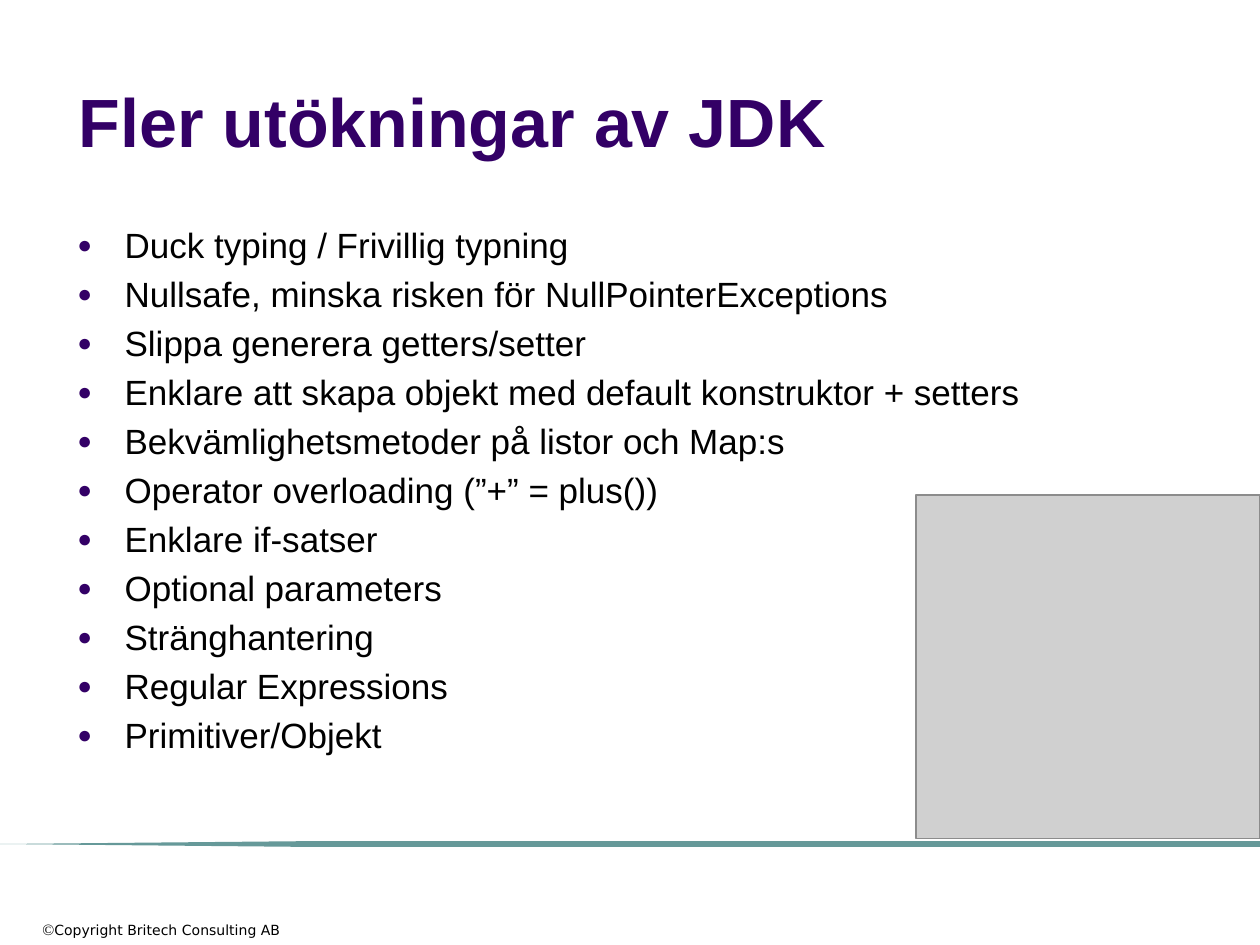
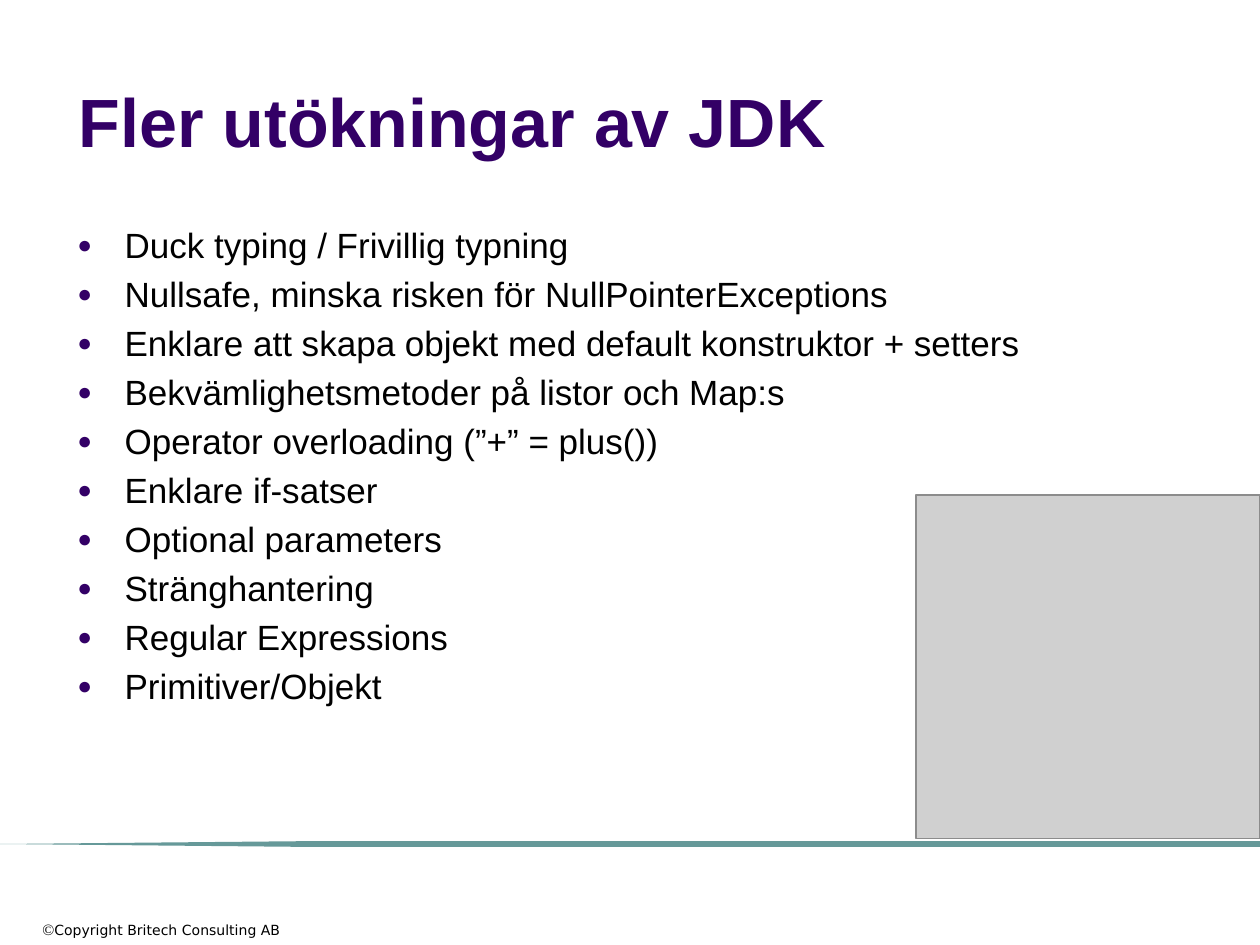
Before and after one commit to me97esn/groovyseminarium, a slide deck: slide 30 of groovyseminarie/dokument/groovyseminarium_source_w_logo.pptx. Drawn at 1260x945 pixels with LibreOffice and Linux fonts; fonts in the diff are those of the drawing; grey boxes stand for pictures; background and template pictures are left out. Boxes give left, top, right and bottom in pixels: in the first picture for what was removed or moved away, otherwise in the second. Text is boxed around its words. In the diff, an @@ line names an element or a change of style, - is before the commit and + after.

```diff
--- a/groovyseminarie/dokument/groovyseminarium_source_w_logo.pptx
+++ b/groovyseminarie/dokument/groovyseminarium_source_w_logo.pptx
@@ text at (x1=125, y1=330, x2=586, y2=363): paragraph removed @@
-● Slippa generera getters/setter
```
Also in this commit, not shown: 2 slides removed, 2 other files.
